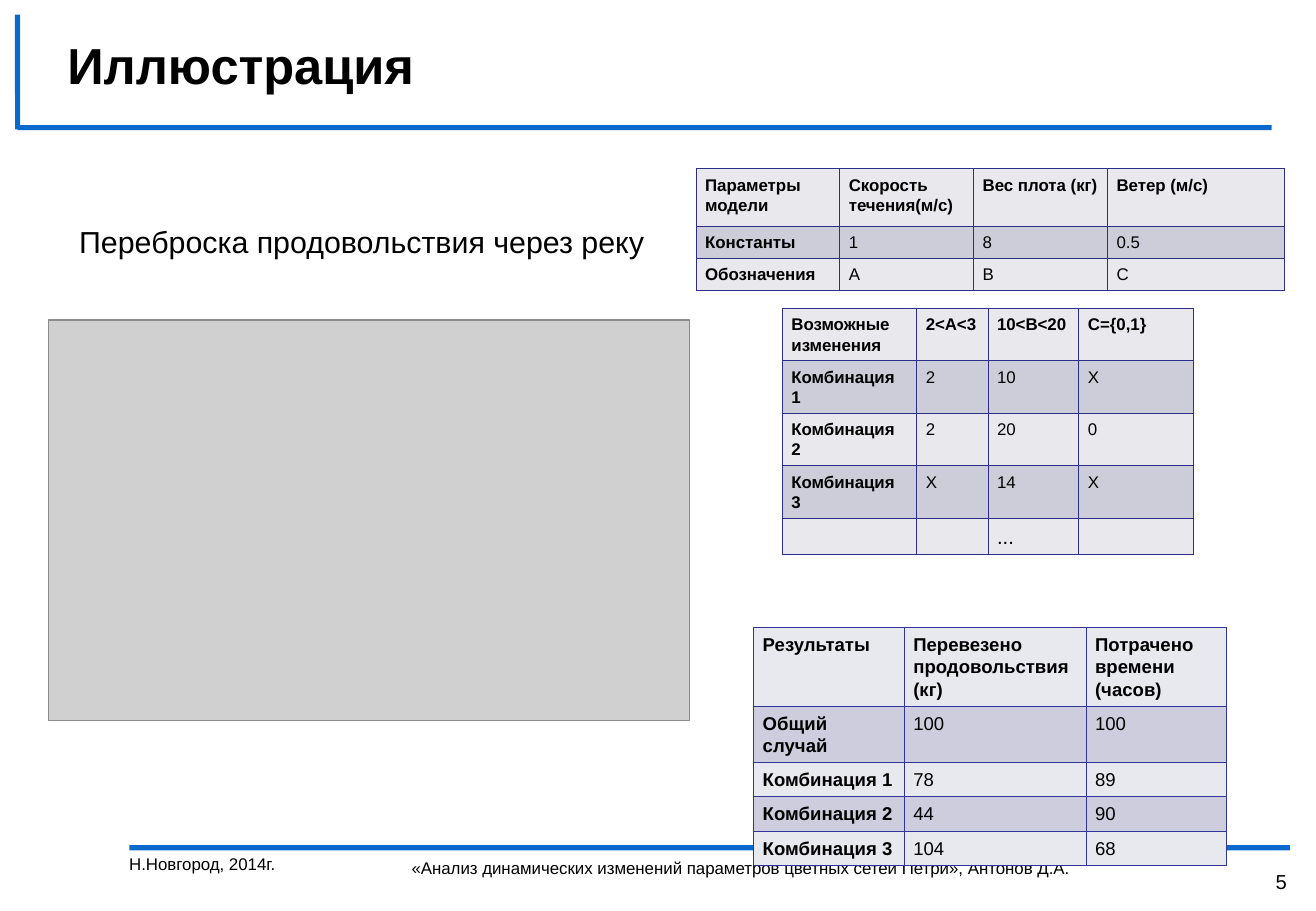
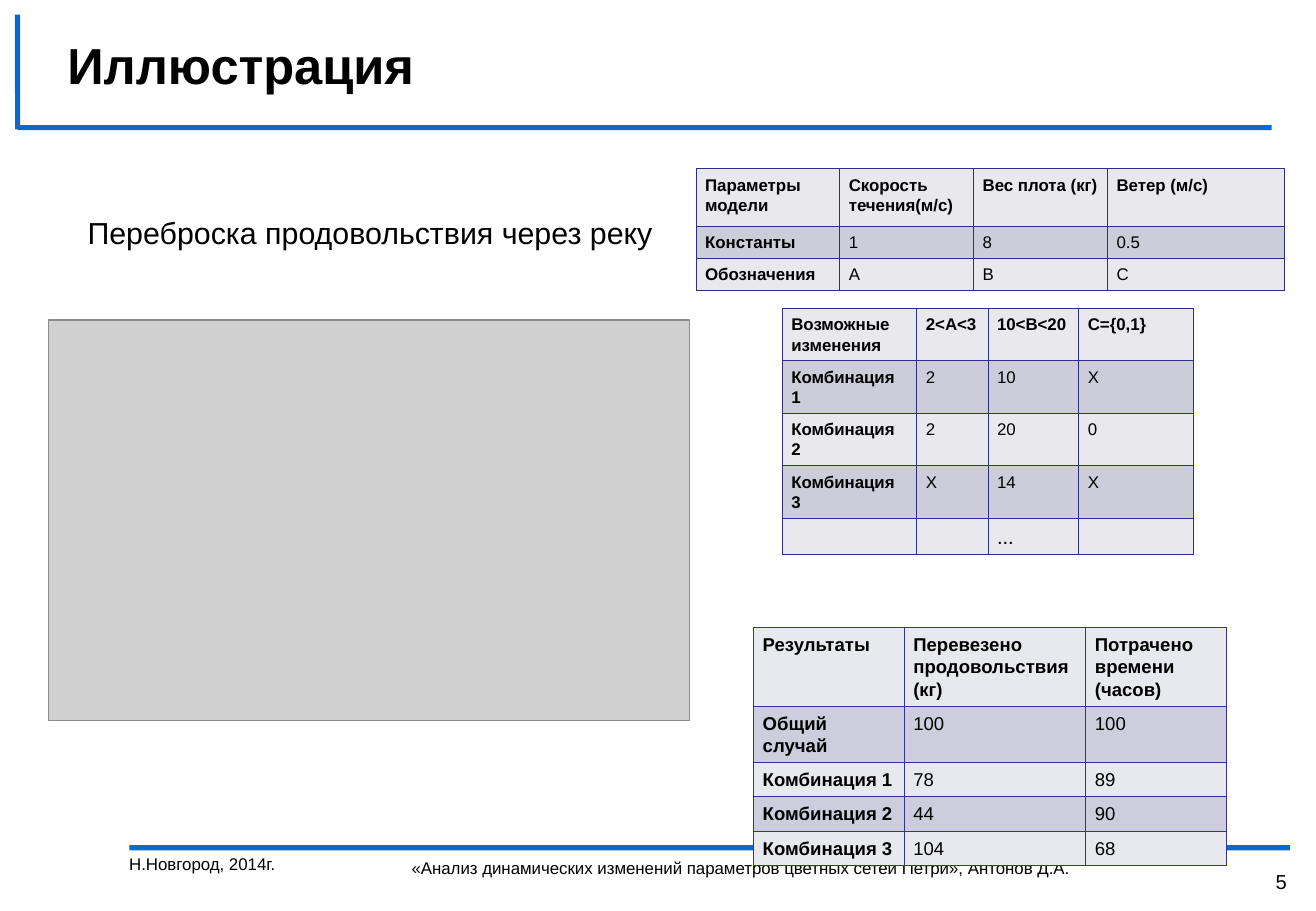
Before and after one commit to DeantoPrivate/myPetri, a slide deck: slide 5 of диплом/презентация и выступление/презентация.ppt. Drawn at 1316x911 pixels with LibreOffice and Linux fonts; fonts in the diff are those of the drawing; grey boxes stand for pictures; background and template pictures are left out. Boxes give left, top, right and bottom in pixels: in the first picture for what was removed or moved away, otherwise in the second. Text is boxed around its words. In the diff, an @@ line names an element or a change of style, - is before the commit and + after.

```diff
--- a/диплом/презентация и выступление/презентация.ppt
+++ b/диплом/презентация и выступление/презентация.ppt
@@ text "Переброска продовольствия через реку": place and size @@
-text "Переброска продовольствия через реку" at (79, 231, 644, 259)
+text "Переброска продовольствия через реку" at (88, 221, 653, 250)
```
Also in this commit, not shown: 4 other slides changed, 9 other files.
